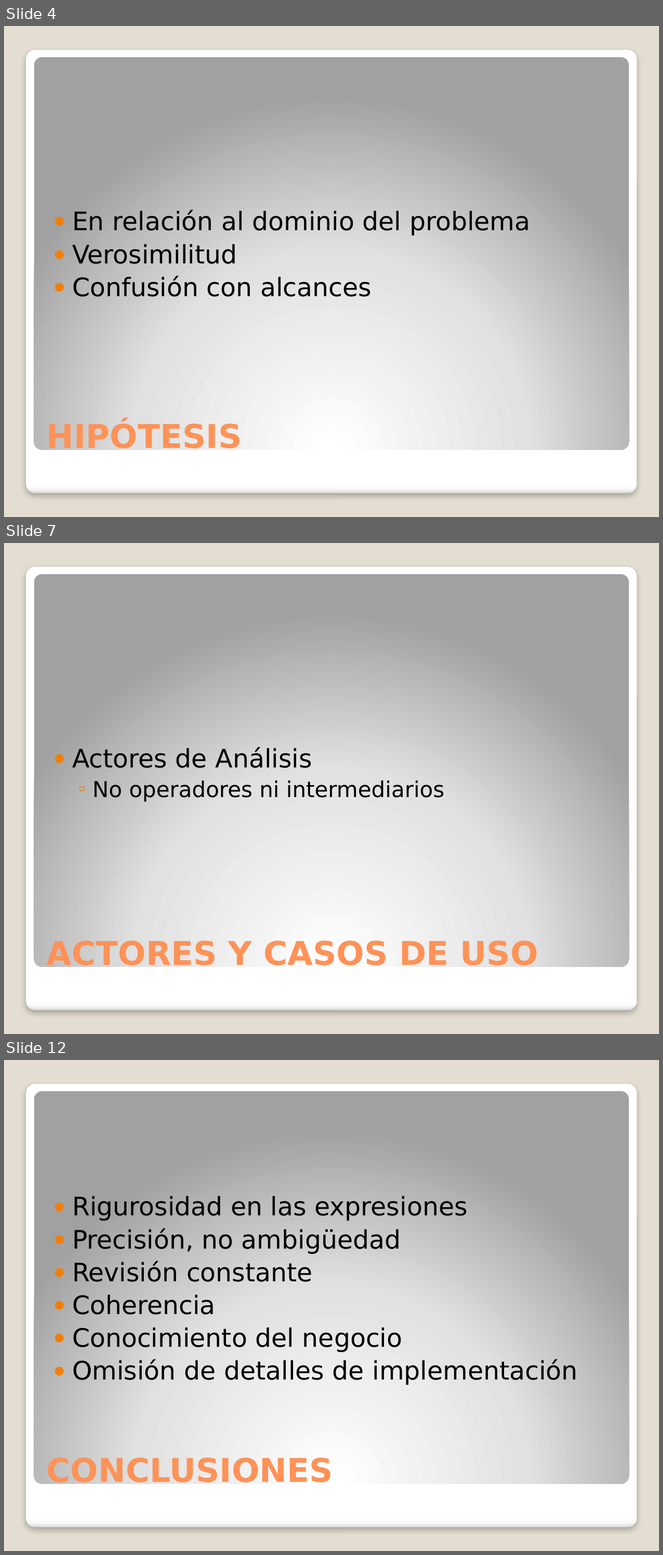
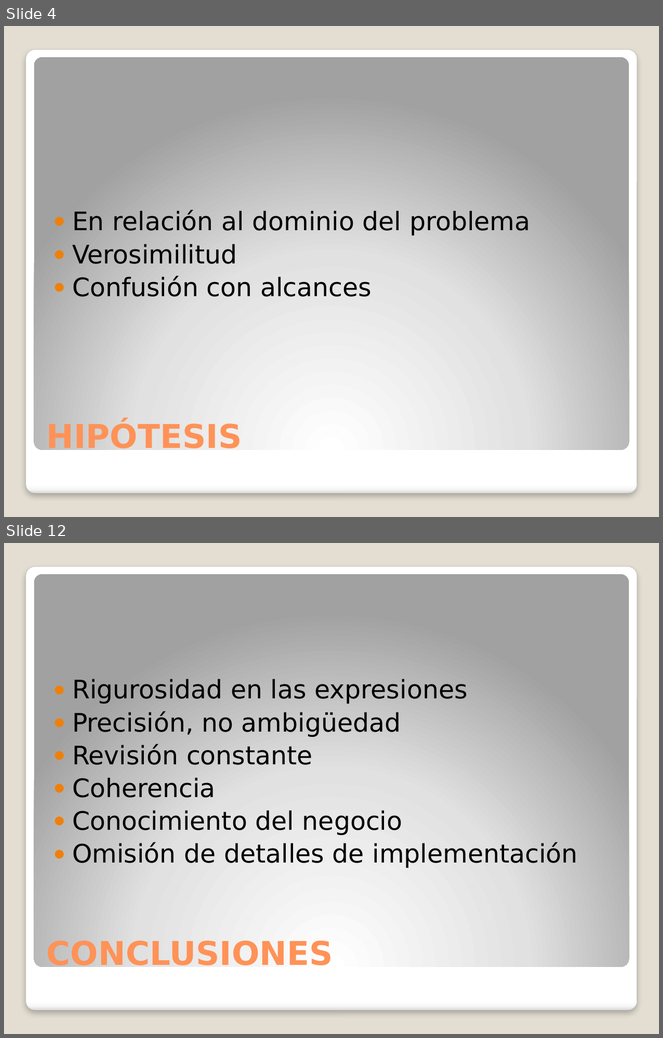
Before and after one commit to invernizzie/fiuba-grupoanin, a slide deck: TODOMUNDO/presentacion.pptx. Shown one above the other, each under a label of ours: slides 4, 7 and 12 before the commit, slides 4 and 12 after it; the slides between them are not shown. The pictures are 663x1555 and 663x1038 pixels, drawn with LibreOffice and Linux fonts; fonts in the diff are those of the drawing. Boxes give left, top, right and bottom in pixels: in the first picture for what was removed or moved away, otherwise in the second. Text is boxed around its words. In the diff, an @@ line names an element or a change of style, - is before the commit and + after.

```diff
--- a/TODOMUNDO/presentacion.pptx
+++ b/TODOMUNDO/presentacion.pptx
@@ slide 7 removed at <box>4,543,659,1034</box>, background #E3DED1; not listed: 2 template elements that a slide beside it also shows @@
@@ text removed at <box>72,747,444,802</box> @@
-● Actores de Análisis
-  ◦ No operadores ni intermediarios
@@ title removed at <box>47,939,539,972</box> @@
-ACTORES Y CASOS DE USO
```
Also in this commit, not shown: 7 slides changed, 1 slide added.
